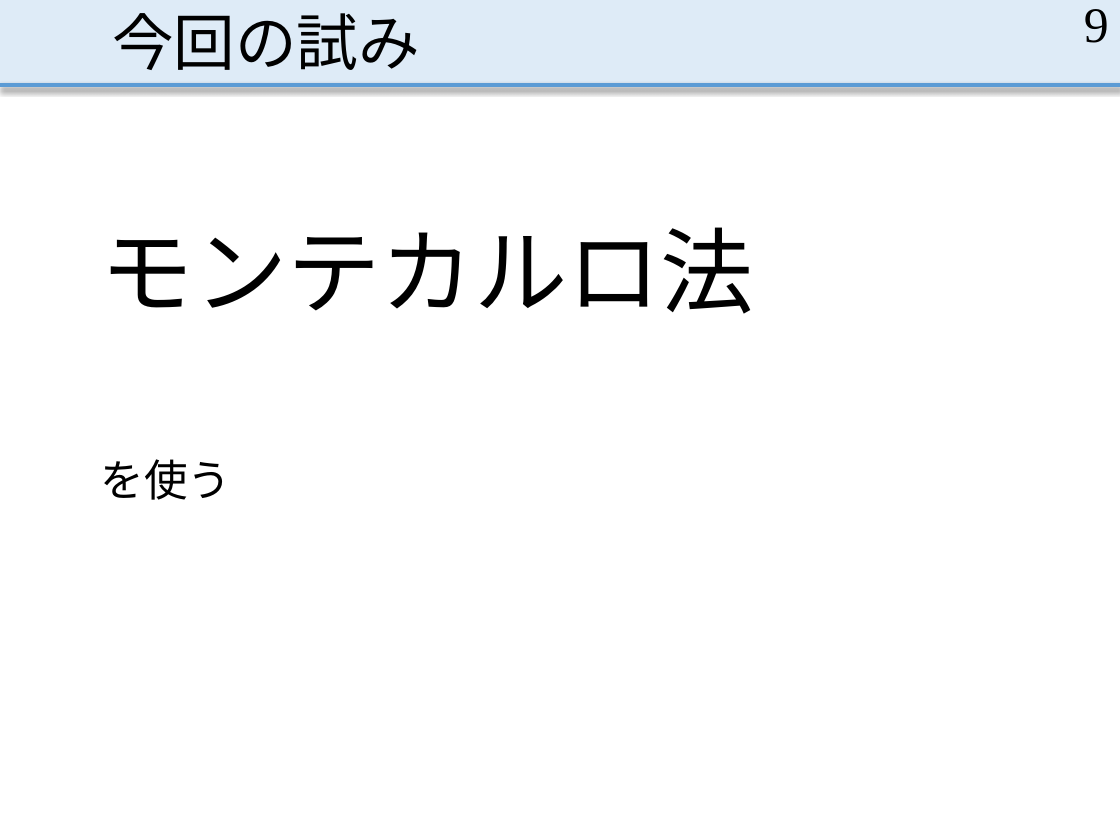
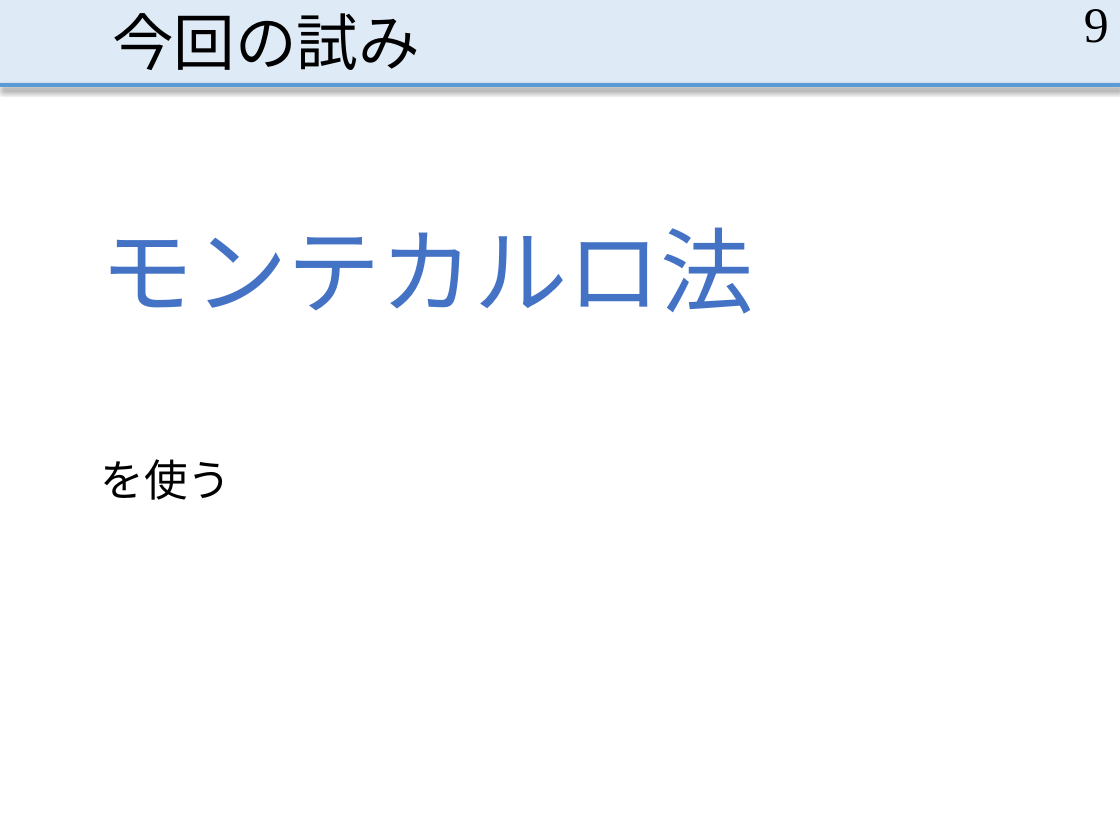
Before and after one commit to MasayaOda/SR, a slide deck: slide 9 of 中間発表.pptx. Drawn at 1120x840 pixels with LibreOffice and Linux fonts; fonts in the diff are those of the drawing. Boxes give left, top, right and bottom in pixels: in the first picture for what was removed or moved away, otherwise in the second. Text is boxed around its words. In the diff, an @@ line names an element or a change of style, - is before the commit and + after.

```diff
--- a/中間発表.pptx
+++ b/中間発表.pptx
@@ text at box(101, 227, 754, 314): text colour #000000 to gradient #203864 to #4472C4 to #8FAADC in "モンテカルロ法" @@
```
Also in this commit, not shown: 8 other slides changed, 2 slides added.
